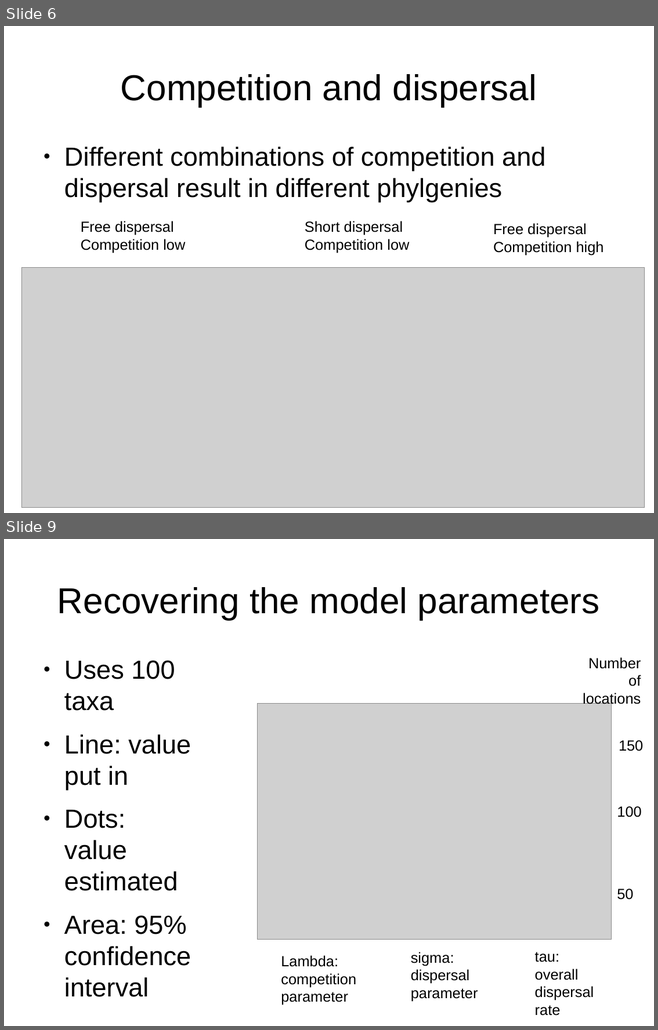
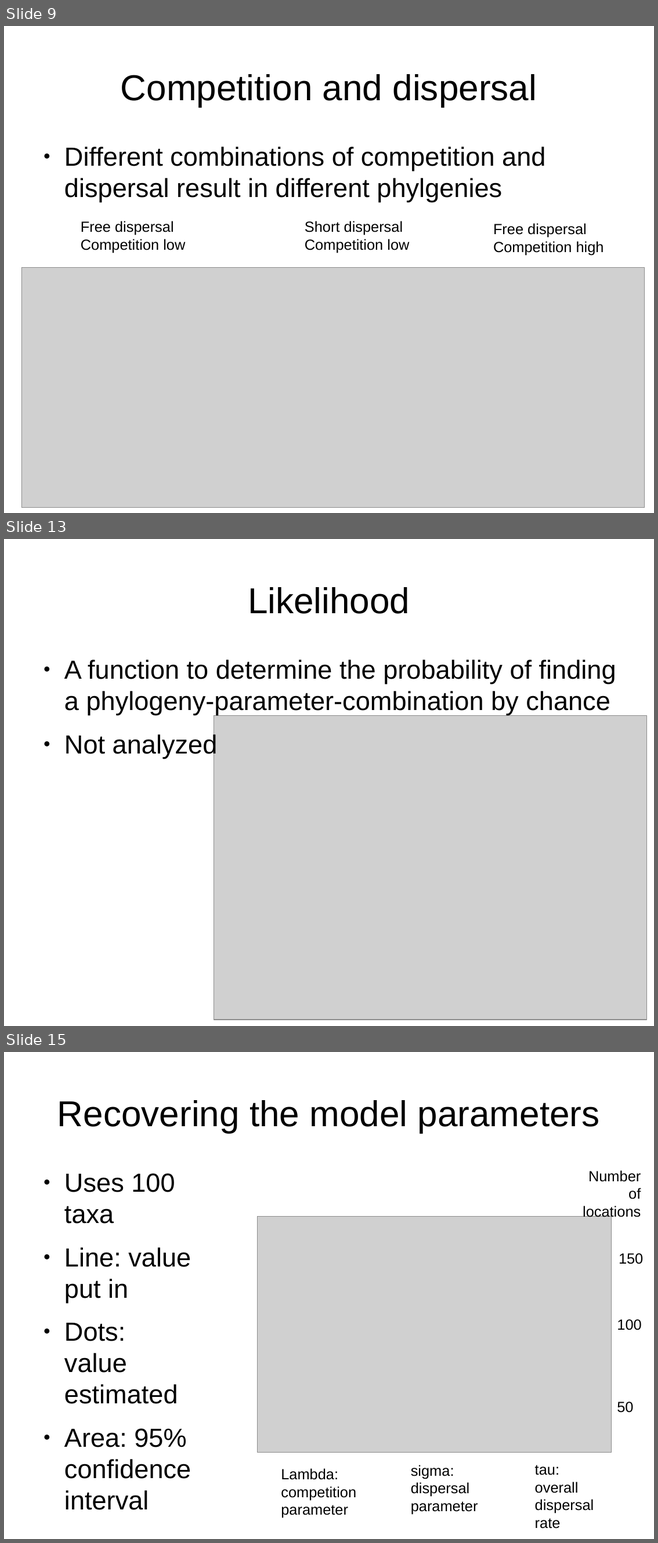
Before and after one commit to richelbilderbeek/Science, a slide deck: Presentations/RanjardEtAl2014.odp. Shown one above the other, each under a label of ours: slides 6 and 9 before the commit, slides 9, 13 and 15 after it; the slides between them are not shown. The pictures are 658x1030 and 658x1543 pixels, drawn with LibreOffice and Linux fonts; fonts in the diff are those of the drawing; grey boxes stand for pictures. Boxes give left, top, right and bottom in pixels: in the first picture for what was removed or moved away, otherwise in the second. Text is boxed around its words. In the diff, an @@ line names an element or a change of style, - is before the commit and + after.

```diff
--- a/Presentations/RanjardEtAl2014.odp
+++ b/Presentations/RanjardEtAl2014.odp
@@ slide 13 added at bbox=[4, 539, 654, 1026], background #FFFFFF @@
@@ title added at bbox=[248, 587, 409, 614], 44 pt, text #000000 @@
+Likelihood
@@ text added at bbox=[64, 660, 616, 758], 32 pt, text #000000 @@
+● A function to determine the probability of finding a phylogeny-parameter-combination by chance
+● Not analyzed
@@ picture added at bbox=[214, 716, 647, 1020] @@
@@ what was slide 6 is now slide 9 @@
@@ what was slide 9 is now slide 15 @@
```
Also in this commit, not shown: 3 slides changed, 15 other slides added, 3 slides removed, 10 other files.
